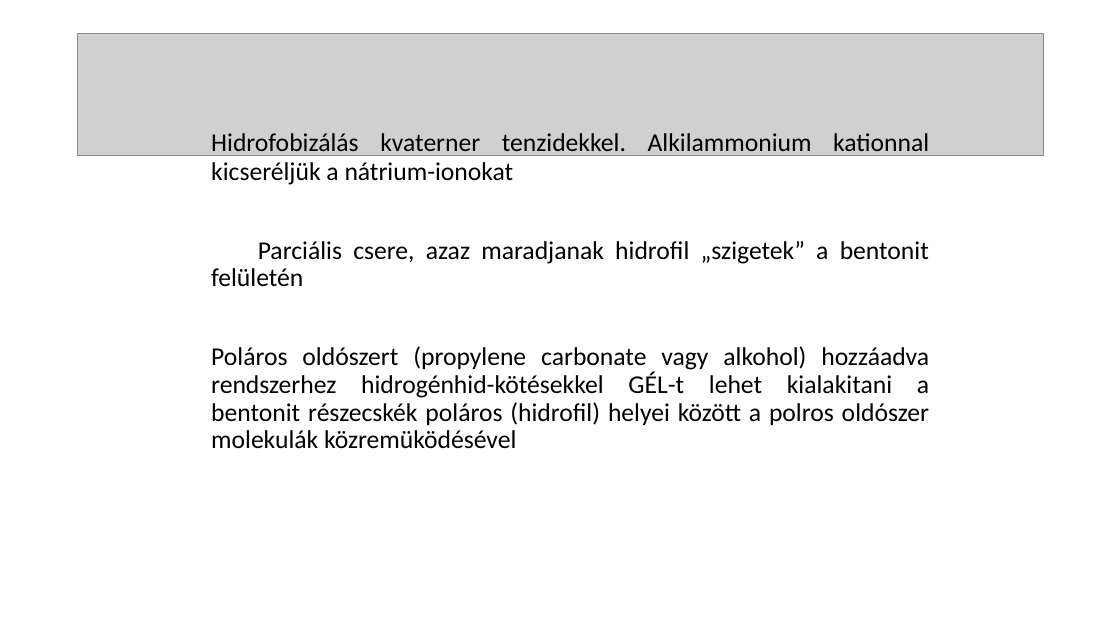
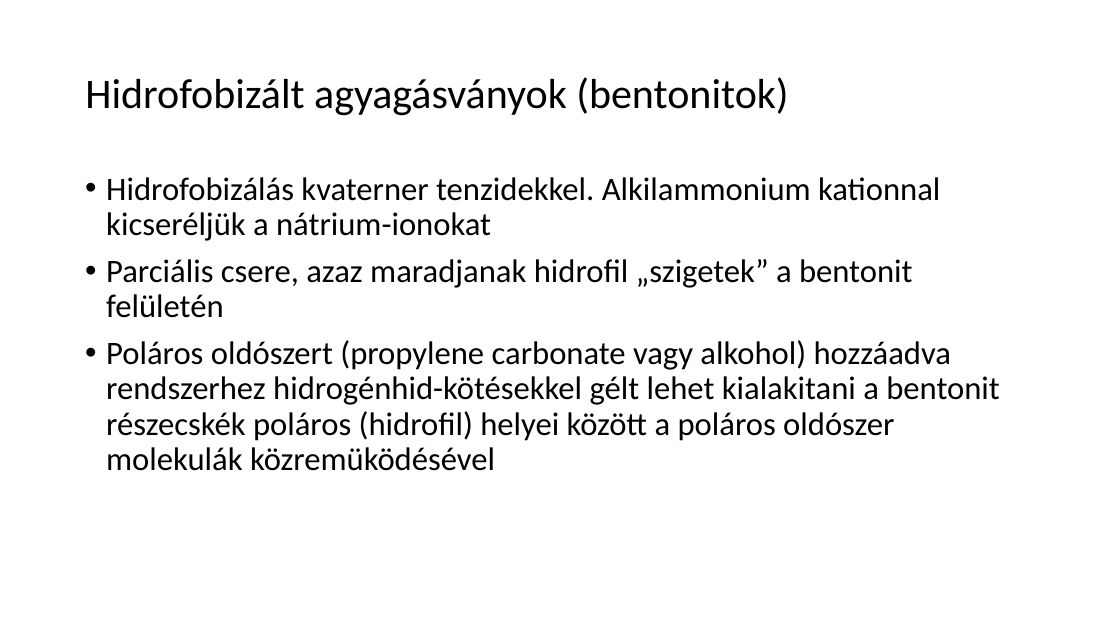
Before and after one commit to LilianaBohus/chemistry-presenations, a slide deck: slide 18 of oil-based-suspensions.ppt (slide 19 before the commit). Drawn at 1120x630 pixels with LibreOffice and Linux fonts; fonts in the diff are those of the drawing; grey boxes stand for pictures. Boxes give left, top, right and bottom in pixels: in the first picture for what was removed or moved away, otherwise in the second. Text is boxed around its words. In the diff, an @@ line names an element or a change of style, - is before the commit and + after.

```diff
--- a/oil-based-suspensions.ppt
+++ b/oil-based-suspensions.ppt
@@ picture removed at bbox=[77, 34, 1043, 155] @@
@@ title added at bbox=[85, 77, 788, 116], 36 pt, text #000000 @@
+Hidrofobizált agyagásványok (bentonitok)
@@ text "Hidrofobizálás kvaterner tenzidekkel. Alkilammonium kationna ...": place and size @@
-text "Hidrofobizálás kvaterner tenzidekkel. Alkilammonium kationna ..." at bbox=[211, 133, 929, 449]
+text "Hidrofobizálás kvaterner tenzidekkel. Alkilammonium kationna ..." at bbox=[106, 177, 999, 471]
@@ text at bbox=[106, 177, 940, 318]: size 22 to 28 pt in "Hidrofobizálás kvaterner tenzidekkel. Alkilammonium kationna ...", "Parciális csere, azaz maradjanak hidrofil „szigetek” a ..."; alignment justified to left; bullet none to • @@
@@ text at bbox=[106, 340, 999, 471]: text changed; size 22 to 28 pt @@
-Poláros oldószert (propylene carbonate vagy alkohol) hozzáadva rendszerhez hidrogénhid-kötésekkel GÉL-t lehet kialakitani a bentonit részecskék poláros (hidrofil) helyei között a polros oldószer molekulák közremüködésével
+• Poláros oldószert (propylene carbonate vagy alkohol) hozzáadva rendszerhez hidrogénhid-kötésekkel gélt lehet kialakitani a bentonit részecskék poláros (hidrofil) helyei között a poláros oldószer molekulák közremüködésével
```
Also in this commit, not shown: 9 other slides changed, 3 slides added, 3 slides removed.
